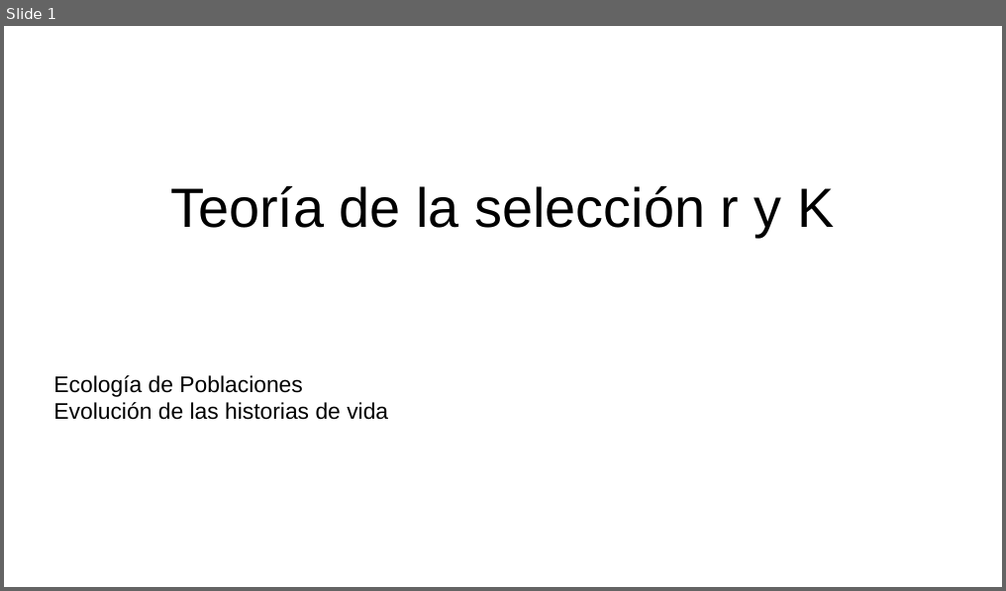
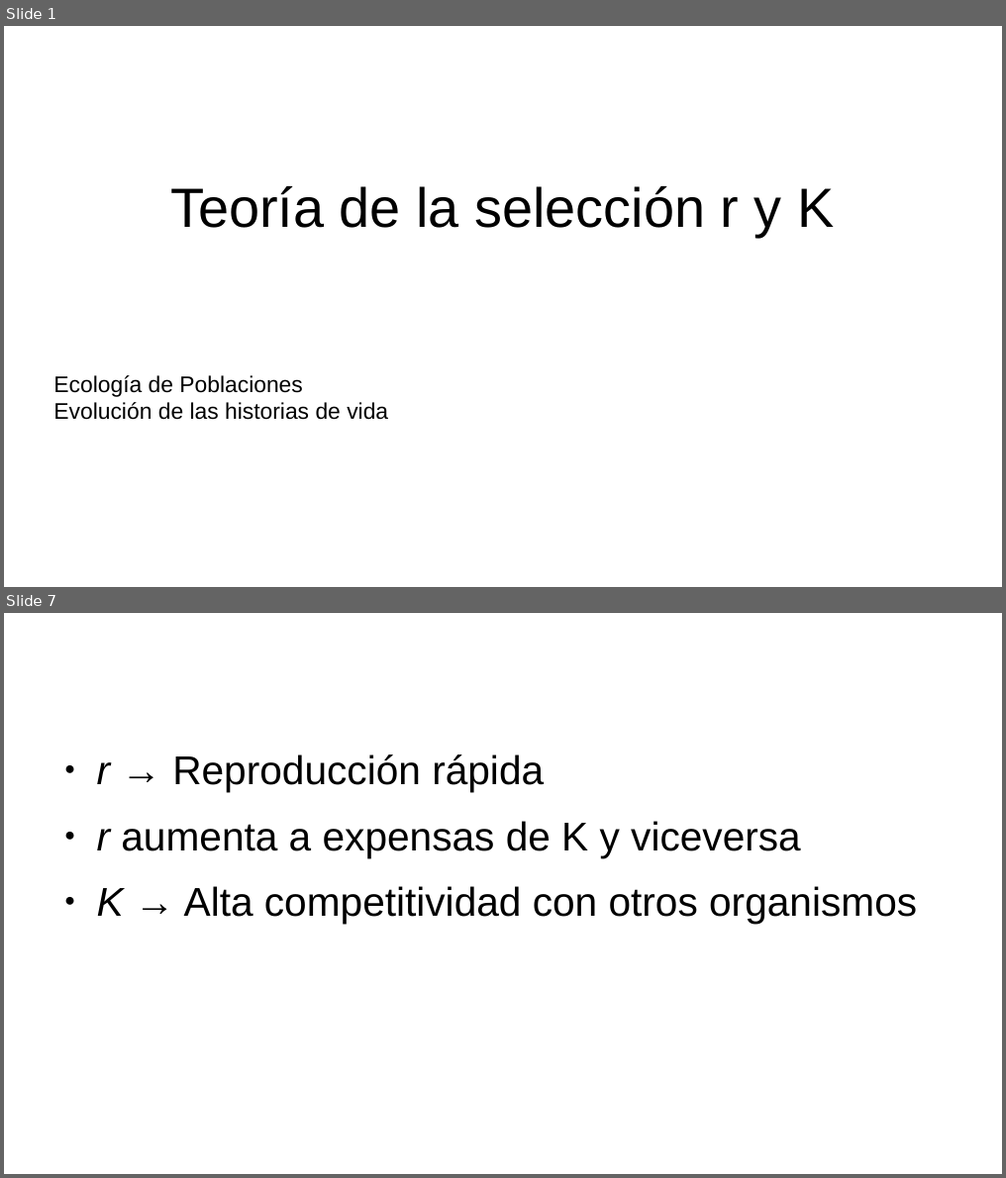
Before and after one commit to gerardommc/Ecologia-poblaciones, a slide deck: Unidad-3/Seleccion-r-K.odp. Shown one above the other, each under a label of ours: slide 1 before the commit, slides 1 and 7 after it; the slides between them are not shown. The pictures are 1006x591 and 1006x1178 pixels, drawn with LibreOffice and Linux fonts; fonts in the diff are those of the drawing. Boxes give left, top, right and bottom in pixels: in the first picture for what was removed or moved away, otherwise in the second. Text is boxed around its words. In the diff, an @@ line names an element or a change of style, - is before the commit and + after.

```diff
--- a/Unidad-3/Seleccion-r-K.odp
+++ b/Unidad-3/Seleccion-r-K.odp
@@ slide 7 added at (4, 613, 1002, 1174), background #FFFFFF @@
@@ text added at (97, 755, 917, 924), 32 pt, text #000000 @@
+● r → Reproducción rápida
+● r aumenta a expensas de K y viceversa
+● K → Alta competitividad con otros organismos
```
Also in this commit, not shown: 9 other slides added, 1 slide removed, 15 other files.
